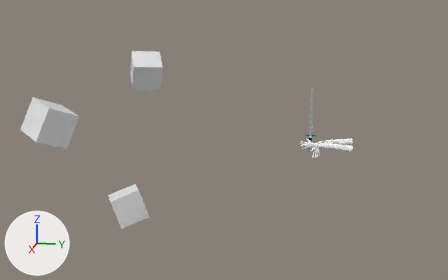
Two versions of the Blender file ArmingSwordRig.blend, one commit apart.
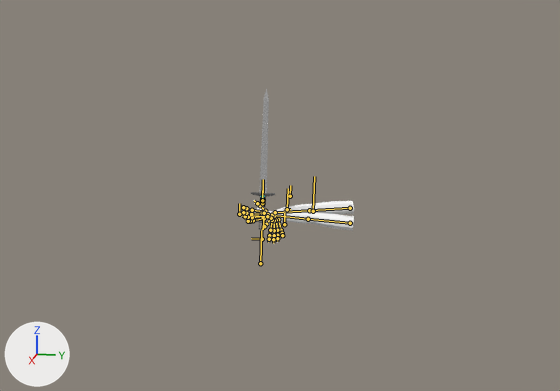
Each version is shown whole from a camera (50 mm lens) standing at (37.9, 1.4, 9.3) and looking at (0.8, -6.0, 0.1), then close up on the part from 42% to 100% of the width and 16% to 81% of the height. Lighting does not change. The marker at lower left points along +X, +Y and +Z. The bones that bend it are drawn over the model as lines in the close-ups.

Objects in the first close-up: 'ArmingSword', 'Hands'.
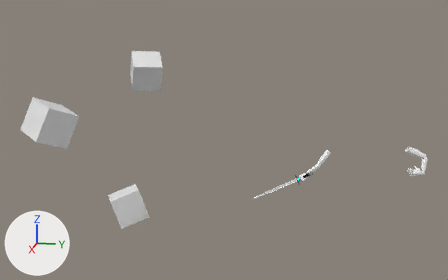
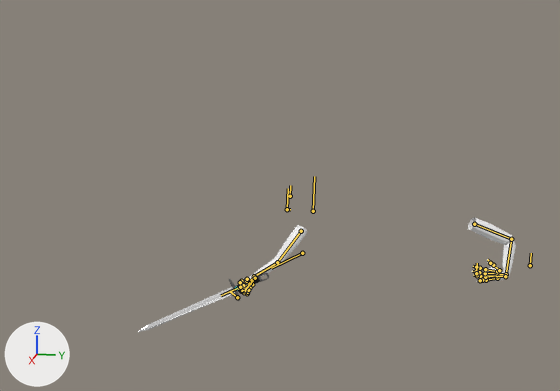
The newer file adds an action. The first version stands in its rest pose; the second is drawn at frame 10 of the action 'Swing1'.

Where the change shows, as pixel boxes [x1, y1, x2, y2] in the close-ups (560 x 391 px):
'Hands', posed (142% wider, 73% taller): before [240, 200, 354, 244]; after [239, 217, 516, 294]
'ArmingSword', posed (428% wider, 58% shorter): before [251, 88, 275, 231]; after [138, 273, 269, 332]
bone 'Arm.L', root to tip: before (350, 223) to (308, 219); after (474, 224) to (511, 239)
bone 'Arm.R', root to tip: before (350, 208) to (309, 210); after (301, 231) to (277, 262)
bone 'Pinky1.R', root to tip: before (278, 219) to (281, 230); after (252, 284) to (247, 293)
bone 'Pinky2.R', root to tip: before (281, 230) to (282, 233); after (247, 293) to (247, 292)
bone 'Pinky3.R', root to tip: before (282, 233) to (282, 235); after (247, 292) to (248, 290)
bone 'Pinky4.R', root to tip: before (282, 235) to (283, 238); after (248, 290) to (249, 287)
bone 'Ring2.R', root to tip: before (277, 230) to (277, 235); after (244, 292) to (244, 290)
bone 'Ring3.R', root to tip: before (277, 235) to (277, 238); after (244, 290) to (246, 287)
bone 'Ring4.R', root to tip: before (277, 238) to (277, 241); after (246, 287) to (247, 284)
bone 'Middle2.R', root to tip: before (274, 230) to (274, 235); after (241, 291) to (242, 290)
bone 'Middle3.R', root to tip: before (274, 235) to (273, 239); after (242, 290) to (244, 287)
bone 'Middle4.R', root to tip: before (273, 239) to (273, 243); after (244, 287) to (245, 283)
bone 'Index2.R', root to tip: before (270, 230) to (269, 235); after (239, 288) to (239, 288)
bone 'Index3.R', root to tip: before (269, 235) to (269, 239); after (239, 288) to (241, 285)
bone 'Thumb1.R', root to tip: before (271, 218) to (266, 224); after (247, 279) to (241, 281)
bone 'Thumb2.R', root to tip: before (266, 224) to (264, 226); after (241, 281) to (240, 282)
bone 'Thumb3.R', root to tip: before (264, 226) to (262, 229); after (240, 282) to (240, 286)
bone 'IKPole.L', root to tip: before (284, 224) to (284, 213); after (530, 265) to (531, 253)
bone 'Hand.L', root to tip: before (267, 216) to (250, 215); after (505, 276) to (487, 275)
bone 'Hand.R', root to tip: before (264, 213) to (263, 229); after (255, 278) to (244, 290)
bone 'Controller', root to tip: before (260, 263) to (261, 230); after (302, 253) to (271, 268)
bone 'Sword', root to tip: before (262, 203) to (263, 182); after (243, 285) to (224, 294)

What the commit changed:
Bone 'Arm.L' (bone_arm_l) moves from (0.0, 0.0, 0.0) to (0.12, -3.414, -0.557).
Bone 'Arm.R' (bone_arm_r) moves from (0.0, 0.0, 0.0) to (0.789, 1.348, -0.173).
Bone 'Pinky1.R' (bone_pinky1_r) turns from (0, 0, 0) to (-8, 0, 0) degrees about its own x, y and z.
Bone 'Pinky2.R' (bone_pinky2_r) turns from (0, 0, 0) to (-2, 10, -73) degrees about its own x, y and z.
Bone 'Pinky3.R' (bone_pinky3_r) turns from (0, 0, 0) to (0, 0, -33) degrees about its own x, y and z.
Bone 'Pinky4.R' (bone_pinky4_r) turns from (0, 0, 0) to (0, 0, -40) degrees about its own x, y and z.
Bone 'Ring2.R' (bone_ring2_r) turns from (0, 0, 0) to (0, 17, -70) degrees about its own x, y and z.
Bone 'Ring3.R' (bone_ring3_r) turns from (0, 0, 0) to (0, 0, -45) degrees about its own x, y and z.
Bone 'Ring4.R' (bone_ring4_r) turns from (0, 0, 0) to (0, 0, -26) degrees about its own x, y and z.
Bone 'Middle2.R' (bone_middle2_r) turns from (0, 0, 0) to (5, 9, -63) degrees about its own x, y and z.
Bone 'Middle3.R' (bone_middle3_r) turns from (0, 0, 0) to (0, 0, -53) degrees about its own x, y and z.
Bone 'Middle4.R' (bone_middle4_r) turns from (0, 0, 0) to (0, 0, -25) degrees about its own x, y and z.
Bone 'Index2.R' (bone_index2_r) turns from (0, 0, 0) to (10, 0, -56) degrees about its own x, y and z.
Bone 'Index3.R' (bone_index3_r) turns from (0, 0, 0) to (0, 0, -84) degrees about its own x, y and z.
Bone 'Thumb1.R' (bone_thumb1_r) turns from (0, 0, 0) to (12, 0, -8) degrees about its own x, y and z.
Bone 'Thumb2.R' (bone_thumb2_r) turns from (0, 0, 0) to (11, 0, 0) degrees about its own x, y and z.
Bone 'Thumb3.R' (bone_thumb3_r) turns from (0, 0, 0) to (44, 0, 0) degrees about its own x, y and z.
Bone 'IKPole.L' (bone_ikpole_l) moves from (0.0, 0.0, 0.0) to (1.692, -0.321, -6.284).
Bone 'Hand.L' (bone_hand_l) moves from (0.0, 0.0, 0.0) to (0.606, -6.615, -1.552).
Bone 'Hand.R' (bone_hand_r) moves from (0.0, 0.0, 0.0) to (-0.749, -0.081, -0.082).
Bone 'Hand.R' (bone_hand_r) turns from (0, 0, 0) to (154, -1, -3) degrees about its own x, y and z.
Bone 'Controller' (bone_controller) moves from (0.0, 0.0, 0.0) to (-0.024, 0.381, -1.2).
Bone 'Controller' (bone_controller) turns from (0, 0, 0) to (120, 4, 28) degrees about its own x, y and z.
Bone 'Sword' (bone_sword) moves from (0.0, 0.0, 0.0) to (0.172, 0.172, 0.137).
Bone 'Sword' (bone_sword) turns from (0, 0, 0) to (-1, -3, -5) degrees about its own x, y and z.
